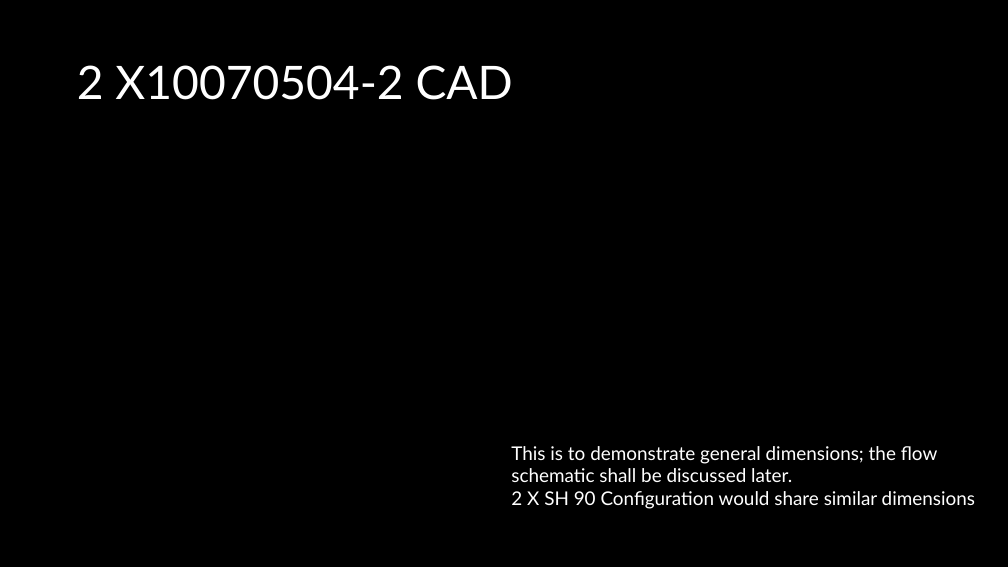
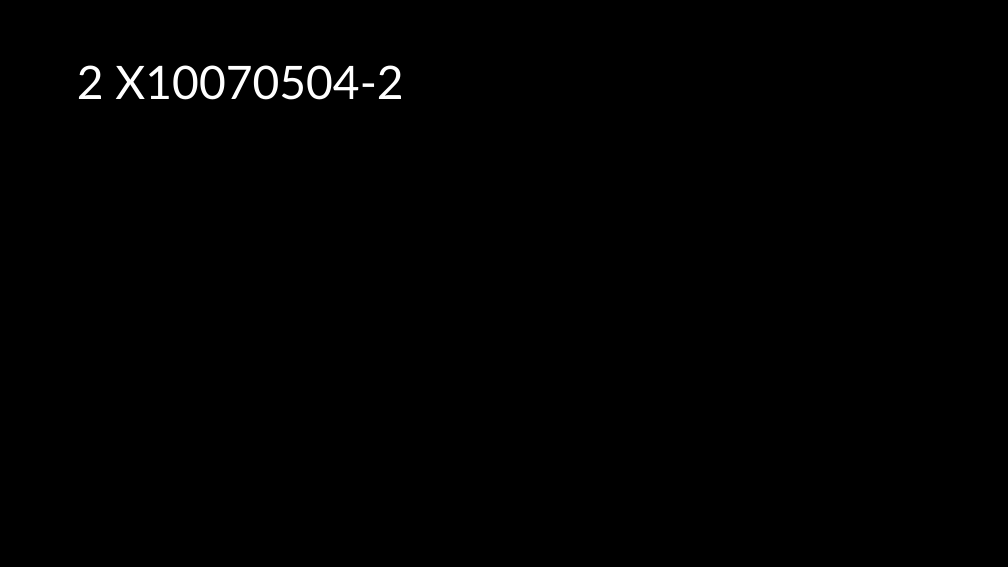
Before and after one commit to Kent1701/Cal_Poly_SLO_Hyperloop_Propulsion_2019_2020, a slide deck: slide 16 of Presentations/CDR_Prop.pptx (slide 11 before the commit). Drawn at 1008x567 pixels with LibreOffice and Linux fonts; fonts in the diff are those of the drawing; background and template pictures are left out. Boxes give left, top, right and bottom in pixels: in the first picture for what was removed or moved away, otherwise in the second. Text is boxed around its words. In the diff, an @@ line names an element or a change of style, - is before the commit and + after.

```diff
--- a/Presentations/CDR_Prop.pptx
+++ b/Presentations/CDR_Prop.pptx
@@ title at <box>77,65,403,100</box>: text changed @@
-2 X10070504-2 CAD
+2 X10070504-2
@@ text removed at <box>511,446,975,509</box> @@
-This is to demonstrate general dimensions; the flow schematic shall be discussed later.
-2 X SH 90 Configuration would share similar dimensions
```
Also in this commit, not shown: 2 other slides changed, 7 slides added, 2 slides removed, 18 other files.
